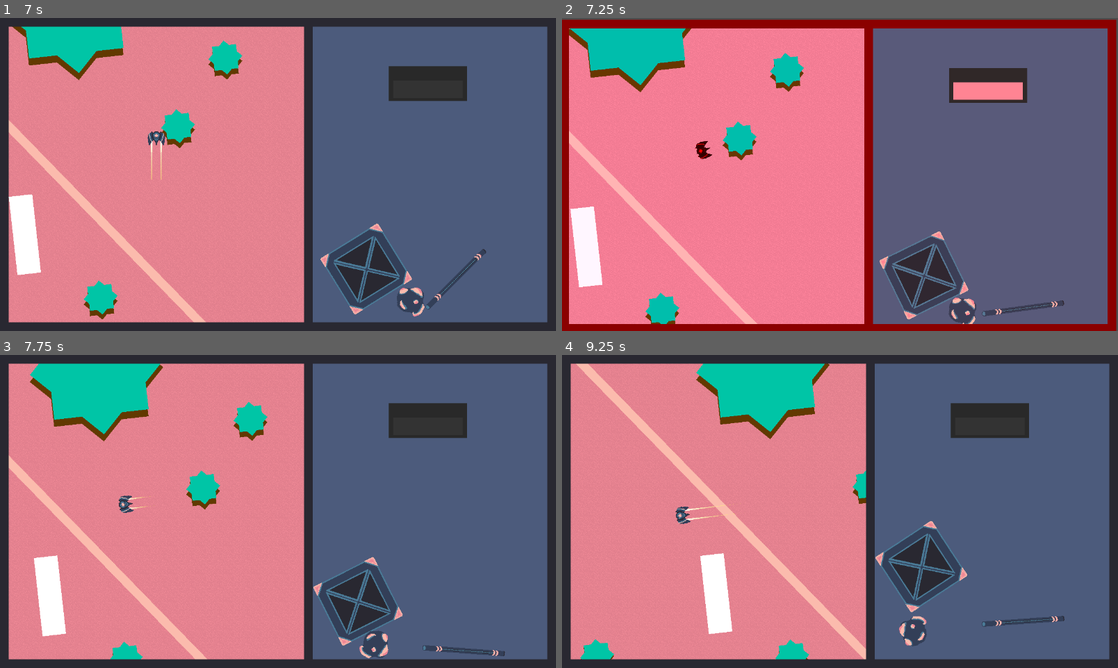
Above: before the commit, frames 1-4 (two rows, left to right).
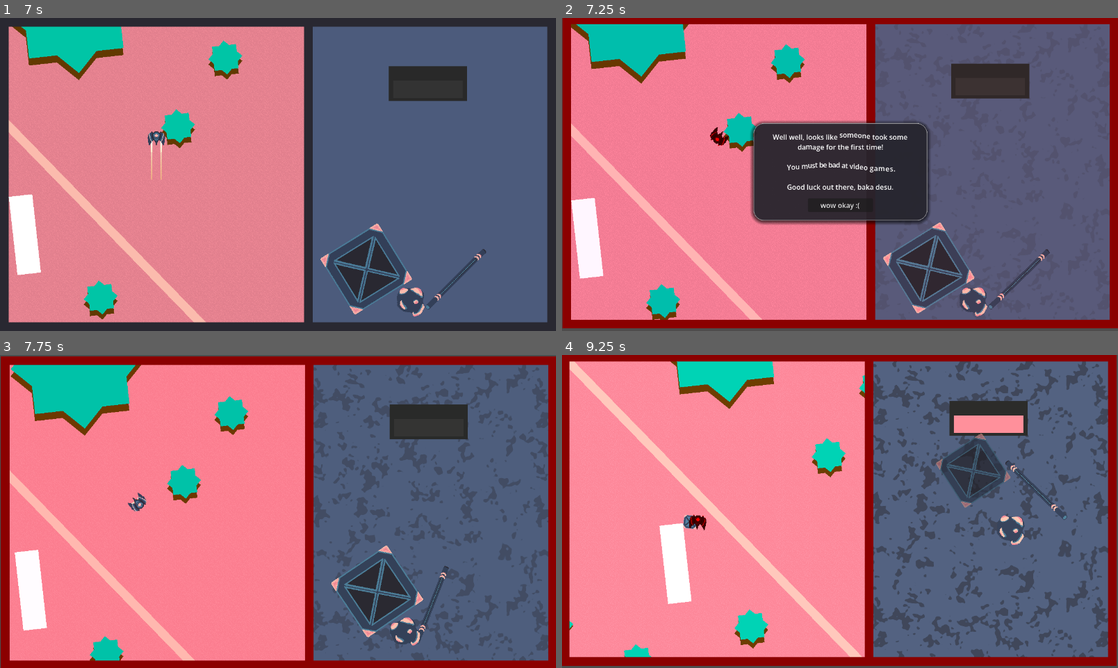
Above: after the commit, the same moments.

Repository: AstralStew/ProjectThornbury
Game: Godot game, scene res://Scenes/level.tscn
The game is run twice, just before and just after one commit, with the same random seed, the same clock (stepped at 60 frames per second) and the same inputs.
Inputs (mouse positions are in pixels of both pictures, inside the frame that each line leads up to):
- Up to frame 1 (7 s): drag from (378, 143) to (428, 89) at 0.52 s; drag from (483, 187) to (428, 89) at 1.27 s; move the mouse to (428, 233) at 2.02 s; hold D (MoveRight) 2.03-2.75 s; hold Shift (Boost) 2.03-2.75 s; click (428, 233) at 2.17 s; drag from (250, 237) to (428, 174) at 2.77 s; move the mouse to (444, 221) at 3.52 s; hold A (MoveLeft) 3.53-4.25 s; hold Shift (Boost) 3.53-4.25 s; drag from (111, 127) to (194, 96) at 4.27 s; move the mouse to (305, 174) at 5.02 s; hold S (MoveDown) 5.03-5.75 s; hold Shift (Boost) 5.03-5.75 s; click (305, 174) at 5.17 s; drag from (194, 96) to (428, 89) at 5.77 s; move the mouse to (400, 158) at 6.52 s; hold W (MoveUp) from 6.53 s (still down); hold Shift (Boost) from 6.53 s (still down)
- Up to frame 2 (7.25 s): keep holding W (MoveUp); keep holding Shift (Boost)
- Up to frame 3 (7.75 s): release W (MoveUp) at 7.25 s; release Shift (Boost) at 7.25 s; click (278, 542) at 7.25 s, where only the run after the commit has a clickable "wow okay :("
- Up to frame 4 (9.25 s): drag from (728, 527) to (990, 511) at 8.02 s; move the mouse to (895, 442) at 8.77 s; hold S (MoveDown) from 8.78 s (still down); hold Shift (Boost) from 8.78 s (still down)

Frame 1 is identical in both runs. In frame 2, 25% of the frame differs, in the area x 0-100%, y 0-100%; in frame 3, 46%; in frame 4, 55%.

Commit message:
Health + pausable UI system

Diff:
--- a/Scenes/InventoryPrefabs/inventory.tscn
+++ b/Scenes/InventoryPrefabs/inventory.tscn
@@ -6,6 +6,27 @@
 [ext_resource type="PackedScene" uid="uid://3vsdr16ipou2" path="res://Scenes/InventoryPrefabs/item_crate.tscn" id="3_03ybr"]
 [ext_resource type="Script" uid="uid://de381ep43a5bi" path="res://Scripts/Chute.gd" id="3_k1vlg"]
 [ext_resource type="PackedScene" uid="uid://be2frk3ryyebk" path="res://Scenes/InventoryPrefabs/item_pipe.tscn" id="4_aco8w"]
+[ext_resource type="Script" uid="uid://dw1ch6u6ctwe8" path="res://Scripts/damage_texture.gd" id="5_aco8w"]
+
+[sub_resource type="Gradient" id="Gradient_03ybr"]
+interpolation_mode = 2
+offsets = PackedFloat32Array(0.6201172, 0.6577909)
+colors = PackedColorArray(0, 0, 0, 0, 0.16078432, 0.15686275, 0.19215687, 1)
+
+[sub_resource type="FastNoiseLite" id="FastNoiseLite_aco8w"]
+noise_type = 0
+frequency = 0.0123
+fractal_octaves = 3
+fractal_lacunarity = 2.165
+fractal_gain = 0.83
+
+[sub_resource type="NoiseTexture2D" id="NoiseTexture2D_toeaj"]
+generate_mipmaps = false
+noise = SubResource("FastNoiseLite_aco8w")
+color_ramp = SubResource("Gradient_03ybr")
+seamless = true
+normalize = false
+seamless_blend_skirt = 0.464
 
 [sub_resource type="WorldBoundaryShape2D" id="WorldBoundaryShape2D_51e2h"]
 
@@ -16,6 +37,7 @@
 size = Vector2(540, 680)
 
 [node name="InventoryManager" type="MarginContainer" unique_id=1086248823]
+process_mode = 1
 anchors_preset = 15
 anchor_right = 1.0
 anchor_bottom = 1.0
@@ -56,6 +78,22 @@
 grow_vertical = 2
 mouse_filter = 2
 color = Color(0.2969033, 0.3585674, 0.48664355, 1)
+
+[node name="DamageTexture" type="TextureRect" parent="SubViewportContainer/SubViewport" unique_id=665973928]
+self_modulate = Color(1, 1, 1, 0)
+texture_filter = 1
+anchors_preset = 15
+anchor_right = 1.0
+anchor_bottom = 1.0
+offset_left = -3000.0
+offset_top = -3000.0
+offset_right = 3000.0
+offset_bottom = 3000.0
+grow_horizontal = 2
+grow_vertical = 2
+texture = SubResource("NoiseTexture2D_toeaj")
+stretch_mode = 1
+script = ExtResource("5_aco8w")
 
 [node name="BoundaryTop" type="StaticBody2D" parent="SubViewportContainer/SubViewport" unique_id=799551523]
 position = Vector2(265, 0)
--- a/Scenes/OutsidePrefabs/outside.tscn
+++ b/Scenes/OutsidePrefabs/outside.tscn
@@ -20,6 +20,7 @@
 height = 36.0
 
 [node name="OutsideManager" type="MarginContainer" unique_id=1854772268]
+process_mode = 1
 texture_filter = 1
 anchors_preset = 15
 anchor_right = 1.0
--- a/Scenes/level.tscn
+++ b/Scenes/level.tscn
@@ -5,10 +5,32 @@
 [ext_resource type="PackedScene" uid="uid://l0cg84jp4bre" path="res://Scenes/OutsidePrefabs/outside.tscn" id="2_81xng"]
 [ext_resource type="PackedScene" uid="uid://dfbi3x303ug65" path="res://Scenes/InventoryPrefabs/inventory.tscn" id="3_6phgx"]
 
+[sub_resource type="StyleBoxFlat" id="StyleBoxFlat_81xng"]
+content_margin_left = 20.0
+content_margin_top = 20.0
+content_margin_right = 20.0
+content_margin_bottom = 20.0
+bg_color = Color(0.16007765, 0.15594886, 0.1931151, 0.85700005)
+border_width_left = 2
+border_width_top = 2
+border_width_right = 2
+border_width_bottom = 2
+border_blend = true
+corner_radius_top_left = 24
+corner_radius_top_right = 24
+corner_radius_bottom_right = 24
+corner_radius_bottom_left = 24
+corner_detail = 9
+shadow_size = 9
+shadow_offset = Vector2(0, 2)
+anti_aliasing = false
+
 [node name="UIManager" type="CanvasLayer" unique_id=785319097]
+process_mode = 3
 script = ExtResource("1_81xng")
 
 [node name="UIHolder" type="Control" parent="." unique_id=314585851]
+process_mode = 3
 layout_mode = 3
 anchors_preset = 15
 anchor_right = 1.0
@@ -50,3 +72,35 @@
 
 [node name="InventoryManager" parent="UIHolder/MarginContainer/HBoxContainer" unique_id=1086248823 instance=ExtResource("3_6phgx")]
 layout_mode = 2
+
+[node name="MessageBox" type="PanelContainer" parent="UIHolder" unique_id=258760470]
+visible = false
+custom_minimum_size = Vector2(400, 100)
+layout_mode = 0
+offset_left = 440.0
+offset_top = 248.0
+offset_right = 840.0
+offset_bottom = 472.0
+size_flags_horizontal = 4
+size_flags_vertical = 4
+theme_override_styles/panel = SubResource("StyleBoxFlat_81xng")
+
+[node name="VBoxContainer" type="VBoxContainer" parent="UIHolder/MessageBox" unique_id=1716209200]
+layout_mode = 2
+theme_override_constants/separation = 15
+alignment = 1
+
+[node name="RTL_Message" type="RichTextLabel" parent="UIHolder/MessageBox/VBoxContainer" unique_id=1987009389]
+layout_mode = 2
+bbcode_enabled = true
+text = "d"
+fit_content = true
+scroll_active = false
+horizontal_alignment = 1
+vertical_alignment = 1
+
+[node name="RTL_Button" type="Button" parent="UIHolder/MessageBox/VBoxContainer" unique_id=1415378375]
+custom_minimum_size = Vector2(150, 0)
+layout_mode = 2
+size_flags_horizontal = 4
+text = "d"
--- a/Scripts/GLOBALS.gd
+++ b/Scripts/GLOBALS.gd
@@ -1,4 +1,40 @@
-class_name GLOBALS
+class_name GLOBALS extends Node
+static var instance : GLOBALS
+
+static var MAX_HEALTH : int = 6
+
+
+
+
+
+static var health : int = 0 :
+	set(value):
+		if health != value:
+			health = value
+			instance._on_health_changed.emit()
+
+static var proportional_health : float :
+	get: return health as float / MAX_HEALTH as float
+
+signal _on_health_changed
+static func on_health_changed() -> Signal:
+	return instance._on_health_changed
+
+func _init() -> void:
+	instance = self
+	restart_game()
+
+func _ready() -> void:
+	UIManager.on_restart_game().connect(restart_game)
+
+func restart_game() -> void:
+	health = MAX_HEALTH
+
+
+
+
+
+
 
 
 static func random_color(randr:=Vector2(0,1),randg:=Vector2(0,1),randb:=Vector2(0,1),randa:=Vector2(1,1)) -> Color:
--- a/Scripts/InventoryManager.gd
+++ b/Scripts/InventoryManager.gd
@@ -18,6 +18,9 @@
 
 func _enter_tree() -> void:
 	instance = self
+	chute_open = false
+
+
 
 
 func _physics_process(delta: float) -> void:
--- a/Scripts/Ship.gd
+++ b/Scripts/Ship.gd
@@ -1,13 +1,15 @@
 class_name Ship extends CharacterBody2D
+const DEBUG_NAME = "[b][Ship][/b] "
 static var instance : Ship = null
+
+
+@export var minimum_bounce_speed_sqr : float = 50
 
 @export_category("Turning Controls")
 
 @export var rotation_speed : float = 0.25
 @export var rotation_change_rate : float = 50.0
 @export var boost_rotation_change_rate : float = 100.0
-
-
 @export var rotation_acc : float = 0.1
 
 @export_category("Speed Controls")
@@ -28,7 +30,6 @@
 
 @export var acceleration: Vector2 = Vector2.ZERO :
 	get:
-		#print("acceleration" + str(previous_speed - speed))
 		return previous_speed - speed
 
 @export var proportional_speed : Vector2 = Vector2.ZERO :
@@ -61,8 +62,9 @@
 		speed = Vector2(0,move_toward(speed.y,-down_speed, neutral_change_rate * 0.5 * delta))
 	velocity = speed.y * transform.y
 
+
 	var collision = move_and_collide(velocity * delta)
-	if has_control && collision:
+	if collision && has_control && speed.y < -minimum_bounce_speed_sqr:
 		velocity = velocity.bounce(collision.get_normal())
 		speed.x = 0
 		#speed.y = speed.y /2
@@ -70,12 +72,17 @@
 		#rotation = lerp_angle(rotation, collision.get + GLOBALS.random_rotation(15), rotation_acc)
 		#look_at(velocity)
 		rotation = collision.get_normal().angle() + deg_to_rad(90) + GLOBALS.random_rotation(30)
-		lose_control()
+		take_damage()
 		#if collision.get_collider().has_method("hit"):
 			#collision.get_collider().hit()
 
 
 	#move_and_slide()
+
+func take_damage() -> void:
+	print_rich(DEBUG_NAME,"TakeDamage > Reducing health and losing control!")
+	GLOBALS.health -= 1
+	lose_control()
 
 var has_control := true
 var _tween:Tween = null
@@ -83,7 +90,6 @@
 	has_control = false
 	modulate = Color.RED
 	for _trail in trails: _trail.deactivate()
-	print("A")
 	if _tween: _tween.kill()
 	_tween = create_tween().set_parallel().set_ease(Tween.EASE_OUT).set_trans(Tween.TRANS_SPRING)
 	_tween.tween_property(self,"rotation",rotation + GLOBALS.random_rotation(50),0.25)
@@ -94,7 +100,6 @@
 	Boot.instance.jolt()
 
 	await get_tree().create_timer(0.25).timeout
-	print("B")
 	$ShipsSheet.rotation_degrees = 180
 	for _trail in trails: _trail.activate()
 	modulate = Color.WHITE
--- a/Scripts/Station.gd
+++ b/Scripts/Station.gd
@@ -1,7 +1,7 @@
 class_name Station extends Area2D
 var DEBUG_NAME : String :
 	get: return "[b][Station("+name+")][/b] "
-static var instance : Station = null
+#static var instance : Station = null
 
 @export var cooldown_duration : Vector2 = Vector2(5.0,20.0)
 
--- a/Scripts/UIManager.gd
+++ b/Scripts/UIManager.gd
@@ -5,11 +5,85 @@
 @onready var ui_holder : Control = $UIHolder
 @onready var border : Control = $UIHolder/Border
 
+static var has_taken_damage : bool = false # don't reset this on restart!
+
+signal _on_restart_game
+static func on_restart_game() -> Signal: return instance._on_restart_game
+
 func _enter_tree() -> void:
 	instance = self
 
+func _ready() -> void:
+	GLOBALS.on_health_changed().connect(took_damage)
+
+func start_time(fade:=0.0) -> void:
+	get_tree().paused = false
+	if fade:
+		Engine.time_scale = 0.0
+		var _tween:Tween = create_tween().set_ignore_time_scale()
+		_tween.tween_property(Engine,"time_scale",1,fade)
+		await get_tree().create_timer(fade,true,false,true)
+		#Engine.time_scale = 1.0
+
+
+func stop_time(fade:=0.0) -> void:
+	if fade:
+		var _tween:Tween = create_tween().set_ignore_time_scale()
+		_tween.tween_property(Engine,"time_scale",0,fade)
+		await get_tree().create_timer(fade,true,false,true)
+		Engine.time_scale = 1.0
+
+	get_tree().paused = true
+
+
+#region Events
+
+func took_damage() -> void:
+	if !has_taken_damage:
+		took_damage_first_time()
+	elif GLOBALS.proportional_health <= 0:
+		dead()
+
+func took_damage_first_time() -> void:
+	has_taken_damage = true
+	stop_time()
+	await display_message_box(
+		"""Well well, looks like [wave amp=50.0 freq=5.0 connected=1]someone[/wave] took some [shake rate=20.0 level=5 connected=1]damage[/shake] for the first time!
+
+[tornado radius=5.0 freq=1.0 connected=1]You must be bad at video games.[/tornado]
+
+Good luck out there, baka desu.""","wow okay :("
+	)
+	start_time()
+
+func dead() -> void:
+	has_taken_damage = true
+	stop_time()
+	await display_message_box("Dead hours
+washed gang gang
+no health? :/
+","damn, guess I'll try again")
+	start_time()
+	_on_restart_game.emit()
+	get_tree().reload_current_scene()
+
+
+
+#endregion
+
+
+func display_message_box(message_text:="",button_text:="OK",box_size:Vector2=Vector2(400,100)) -> void:
+	$UIHolder/MessageBox.visible = true
+
+	$UIHolder/MessageBox.custom_minimum_size = box_size
+	$UIHolder/MessageBox/VBoxContainer/RTL_Message.text = message_text
+	$UIHolder/MessageBox/VBoxContainer/RTL_Button.text = button_text
+
+	await $UIHolder/MessageBox/VBoxContainer/RTL_Button.pressed
+	$UIHolder/MessageBox.visible = false
 
 func jolt() -> void:
+
 
 	border.color = Color.DARK_RED
 
--- /dev/null
+++ b/Scripts/damage_texture.gd
@@ -0,0 +1,9 @@
+extends TextureRect
+
+
+func _ready() -> void:
+	GLOBALS.on_health_changed().connect(check_damage)
+
+func check_damage() -> void:
+	print("proportional health = "+str(GLOBALS.proportional_health))
+	self_modulate = Color.WHITE.lerp(Color.TRANSPARENT,GLOBALS.proportional_health)
--- a/project.godot
+++ b/project.godot
@@ -14,6 +14,10 @@
 run/main_scene="uid://jcnlsaxu7mak"
 config/features=PackedStringArray("4.6", "GL Compatibility")
 config/icon="res://icon.svg"
+
+[autoload]
+
+Globals="*uid://cduwiiq2d51c5"
 
 [display]
 
Not shown, added: Scripts/damage_texture.gd.uid
